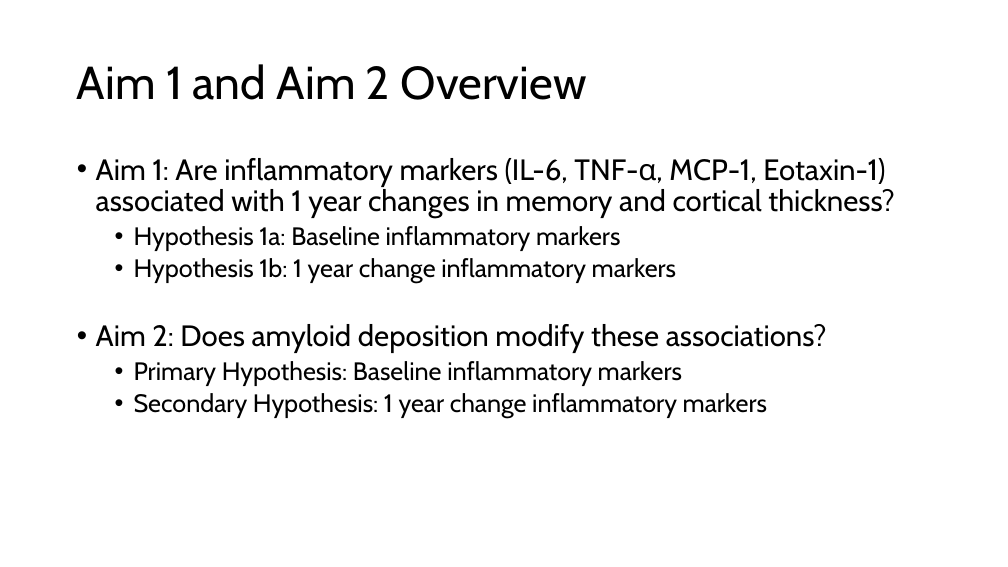
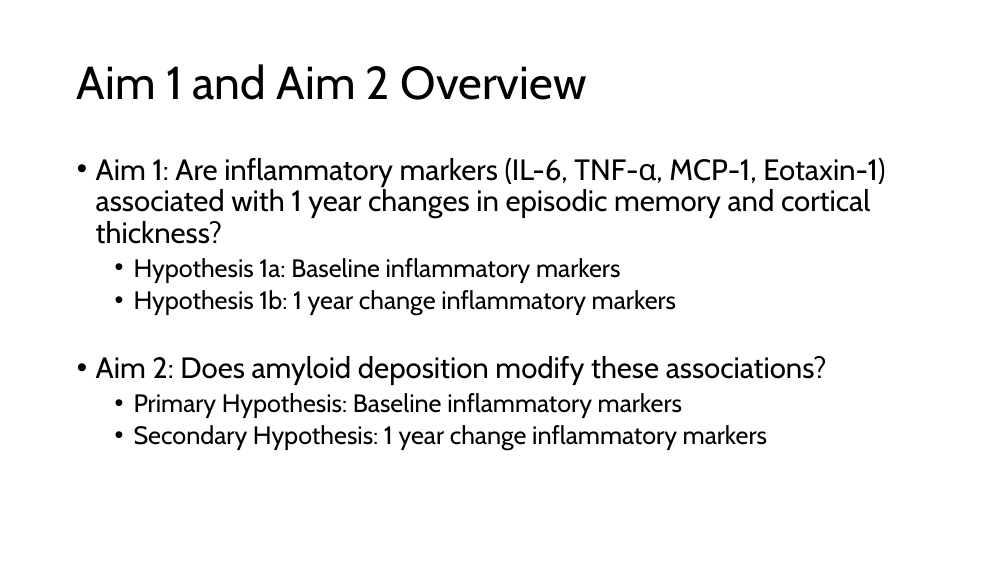
Before and after one commit to eweible/BIOS6624, a slide deck: slide 2 of P2/Dissemination/P2_Presentation.pptx. Drawn at 1008x567 pixels with LibreOffice and Linux fonts; fonts in the diff are those of the drawing. Boxes give left, top, right and bottom in pixels: in the first picture for what was removed or moved away, otherwise in the second. Text is boxed around its words. In the diff, an @@ line names an element or a change of style, - is before the commit and + after.

```diff
--- a/P2/Dissemination/P2_Presentation.pptx
+++ b/P2/Dissemination/P2_Presentation.pptx
@@ text at (x1=96, y1=158, x2=885, y2=244): text changed @@
-• Aim 1: Are inflammatory markers (IL-6, TNF-α, MCP-1, Eotaxin-1) associated with 1 year changes in memory and cortical thickness?
+• Aim 1: Are inflammatory markers (IL-6, TNF-α, MCP-1, Eotaxin-1) associated with 1 year changes in episodic memory and cortical thickness?
```
Also in this commit, not shown: 1 other slide changed, 1 other file.
